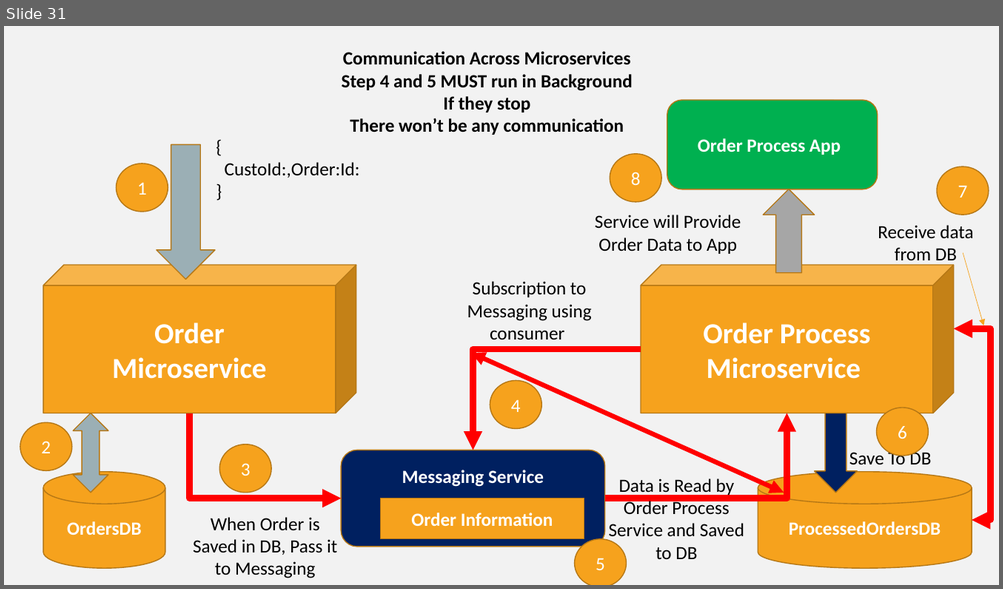
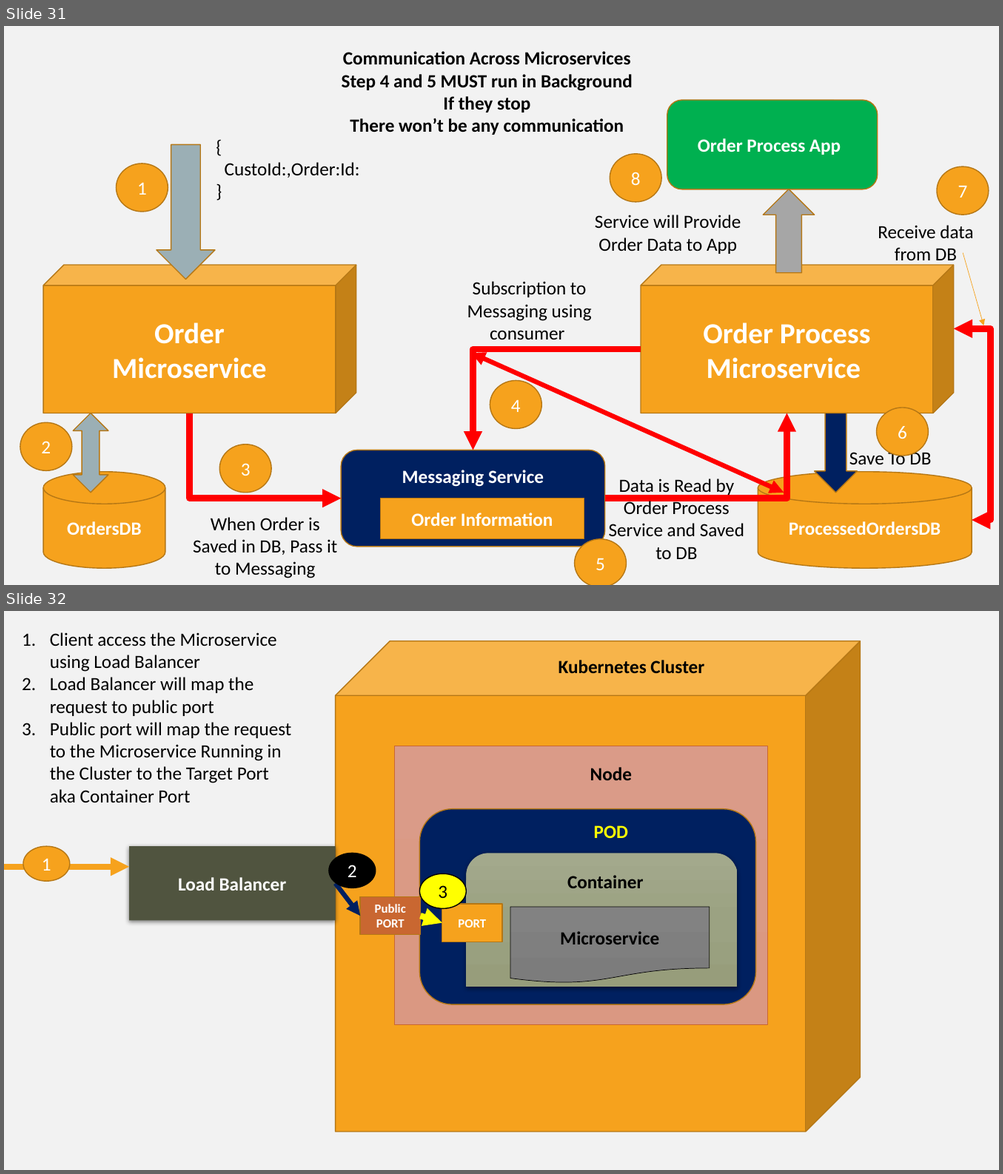
Before and after one commit to Vanshika3003/blaz_march_22, a slide deck: training_images.pptx. Shown one above the other, each under a label of ours: slide 31 before the commit, slides 31 and 32 after it. The pictures are 1003x589 and 1003x1174 pixels, drawn with LibreOffice and Linux fonts; fonts in the diff are those of the drawing. Boxes give left, top, right and bottom in pixels: in the first picture for what was removed or moved away, otherwise in the second. Text is boxed around its words. In the diff, an @@ line names an element or a change of style, - is before the commit and + after.

```diff
--- a/training_images.pptx
+++ b/training_images.pptx
@@ slide 32 added at box(4, 611, 999, 1170), background #F2F2F2 @@
@@ text added at box(50, 632, 291, 803), 18 pt, text #000000 @@
+1. Client access the Microservice using Load Balancer
+2. Load Balancer will map the request to public port
+3. Public port will map the request to the Microservice Running in the Cluster to the Target Port aka Container Port
@@ cube added at box(336, 641, 859, 1132), fill #F6A21D, outline #B67815 1 pt @@
@@ text added at box(558, 660, 704, 674), 18 pt, text #000000, bold @@
+Kubernetes Cluster
@@ rectangle added at box(395, 746, 768, 1025), fill gradient #DB9C89 to #DA9882, outline #C96731 0.5 pt @@
@@ text added at box(590, 767, 632, 780), 18 pt, text #000000, bold @@
+Node
@@ rounded rectangle added at box(420, 809, 756, 1005), fill #002060, outline #B67815 1 pt @@
@@ text added at box(594, 826, 628, 838), 18 pt, text #FFFF00, bold @@
+POD
@@ ellipse added at box(23, 847, 70, 882), fill #F6A21D, outline #B67815 1 pt, 18 pt, text #FFFFFF @@
+1
@@ rectangle added at box(129, 847, 336, 920), fill #50543F, 18 pt, text #FFFFFF, bold @@
+Load Balancer
@@ ellipse added at box(329, 854, 375, 889), fill #000000, outline #000000 1 pt, 18 pt, text #FFFFFF @@
+2
@@ round same rect added at box(466, 854, 737, 988), fill gradient #A3A98C to #9CA383 to #979E7C @@
@@ arrow added from (4, 867) to (129, 867), #F6A21D 6 pt @@
@@ ellipse added at box(420, 874, 466, 909), fill #FFFF00, outline #000000 1 pt, 18 pt, text #000000 @@
+3
@@ text added at box(567, 875, 643, 889), 18 pt, text #000000, bold @@
+Container
@@ arrow added from (336, 883) to (360, 916), #002060 4.5 pt @@
@@ rectangle added at box(360, 897, 421, 935), fill #C96731, outline #B67815 1 pt, 12 pt, text #FFFFFF, bold @@
+Public
+PORT
@@ arrow added from (421, 916) to (442, 923), #FFFF00 6 pt @@
@@ rectangle added at box(442, 904, 503, 943), fill #F6A21D, outline #B67815 1 pt, 12 pt, text #FFFFFF, bold @@
+PORT
@@ flow chart document added at box(510, 907, 709, 984), fill gradient #828282 to #7D7D7D, outline #000000 0.5 pt, 18 pt, text #000000, bold @@
+Microservice
```
Also in this commit, not shown: 24 other files.
